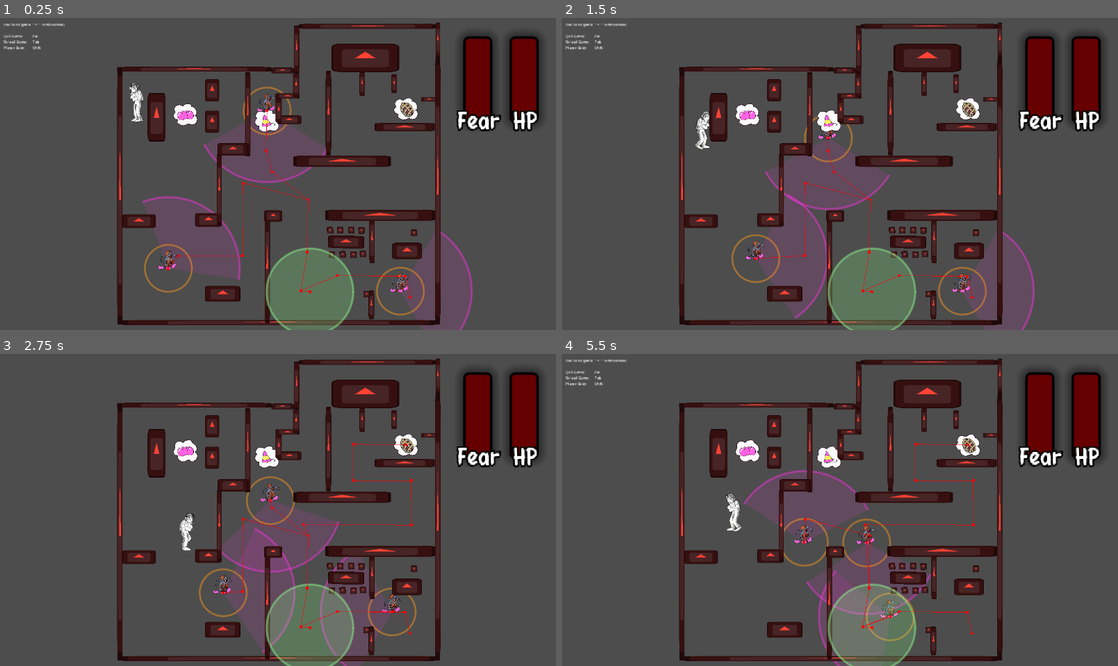
Above: before the commit, frames 1-4 (two rows, left to right).
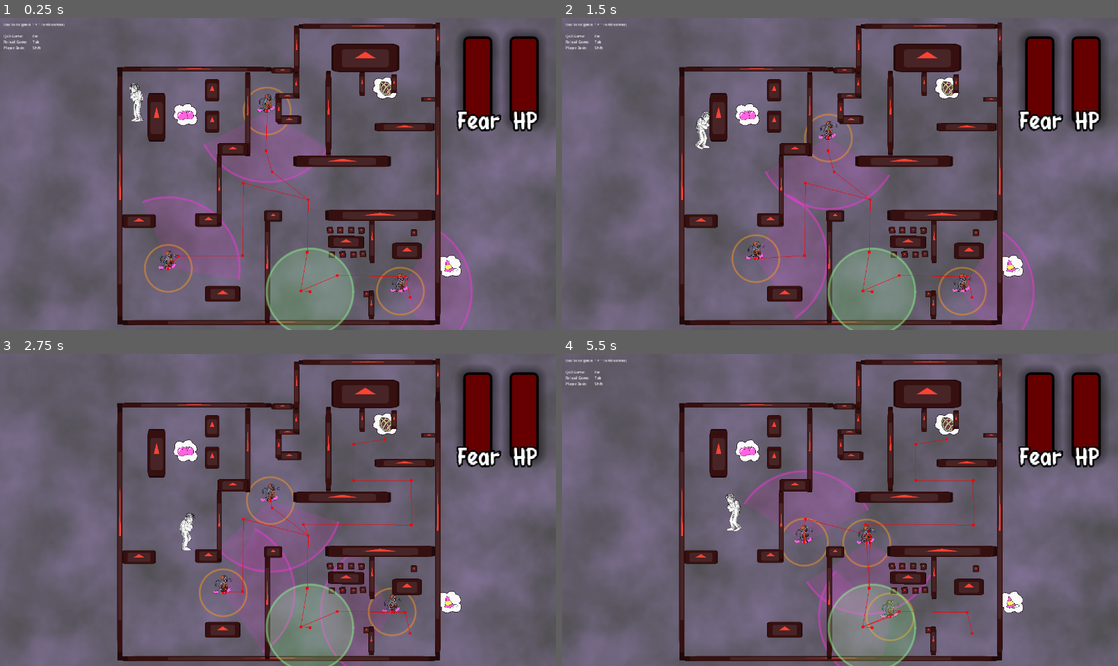
Above: after the commit, the same moments.

Repository: CarolineRoemer1998/NotABug
Game: Godot game, scene res://components/main/main.tscn
The game is run twice, just before and just after one commit, with the same random seed, the same clock (stepped at 60 frames per second) and the same inputs. The engine's default icon, where the game draws it, is replaced by a stand-in: a white triangle on a blue panel in a dark square.
Inputs:
- Up to frame 1 (0.25 s): no input
- Up to frame 2 (1.5 s): hold D (move_right) 0.53-1.28 s; tap Space (accept) at 0.6 s; hold S (move_down) from 1.28 s (still down); tap Shift (dash) at 1.35 s
- Up to frame 3 (2.75 s): release S (move_down) at 2.03 s; hold D (move_right) from 2.03 s (still down); tap ] (show_or_hide_dev_tools) at 2.1 s
- Up to frame 4 (5.5 s): release D (move_right) at 2.78 s; hold W (move_up) 2.78-3.53 s; tap one key every 0.75 s from 2.85 s: Space (accept) Shift (dash) ] (show_or_hide_dev_tools) Space (accept); hold A (move_left) 3.53-5.03 s; hold S (move_down) from 5.03 s (still down)

The runs differ from the first frame. In frame 1, 70% of the frame differs, in the area x 0-100%, y 0-100%; in frame 2, 69%; in frame 3, 69%; in frame 4, 68%.

Commit message:
Added Fog, fog intensity shrinks if fear also shrinks

Diff:
--- /dev/null
+++ b/Fog.gd
@@ -0,0 +1,10 @@
+extends ParallaxBackground
+
+@onready var color_rect: ColorRect = $ParallaxLayer/ColorRect
+
+func _ready() -> void:
+	Signals.item_collected.connect(reduce_fog)
+
+func reduce_fog(_item: Item):
+	var modulate_val = (GameManager.current_fear / GameManager.init_fear)
+	color_rect.modulate = Color(1,1,1,modulate_val)
--- /dev/null
+++ b/components/environment/Fog.tscn
@@ -0,0 +1,38 @@
+[gd_scene format=3 uid="uid://cv5jetcx63f42"]
+
+[ext_resource type="Script" uid="uid://d4htt3w5vaelc" path="res://Fog.gd" id="1_p7soq"]
+[ext_resource type="Shader" uid="uid://rhdjwmppqk8n" path="res://shaders/shader_fog.gdshader" id="2_4jgq6"]
+
+[sub_resource type="Gradient" id="Gradient_5bb0u"]
+colors = PackedColorArray(0.52, 0.52, 0.52, 1, 1, 1, 1, 1)
+
+[sub_resource type="FastNoiseLite" id="FastNoiseLite_0xdql"]
+noise_type = 0
+
+[sub_resource type="NoiseTexture2D" id="NoiseTexture2D_fpqeh"]
+width = 1920
+height = 1080
+noise = SubResource("FastNoiseLite_0xdql")
+color_ramp = SubResource("Gradient_5bb0u")
+seamless = true
+seamless_blend_skirt = 0.75
+
+[sub_resource type="ShaderMaterial" id="ShaderMaterial_o8bkg"]
+shader = ExtResource("2_4jgq6")
+shader_parameter/noise_texture = SubResource("NoiseTexture2D_fpqeh")
+shader_parameter/density = 0.41200001957
+shader_parameter/speed = Vector2(0.002, 0.001)
+
+[node name="Fog" type="ParallaxBackground" unique_id=1714010407]
+script = ExtResource("1_p7soq")
+
+[node name="ParallaxLayer" type="ParallaxLayer" parent="." unique_id=96569122]
+motion_mirroring = Vector2(1920, 1080)
+
+[node name="ColorRect" type="ColorRect" parent="ParallaxLayer" unique_id=749235916]
+top_level = true
+z_index = 5
+material = SubResource("ShaderMaterial_o8bkg")
+offset_right = 1920.0
+offset_bottom = 1080.0
+color = Color(0.7775459, 0.6352187, 0.968834, 1)
--- a/components/main/main.tscn
+++ b/components/main/main.tscn
@@ -1,20 +1,21 @@
 [gd_scene format=3 uid="uid://vrcjw3jy2tvt"]
 
-[ext_resource type="Script" uid="uid://1hxp663br1o0" path="res://components/main/main.gd" id="1_4k17i"]
+[ext_resource type="Script" path="res://components/main/main.gd" id="1_4k17i"]
 [ext_resource type="PackedScene" uid="uid://bhyxdb3jxn2cx" path="res://components/player/player.tscn" id="1_63q0e"]
 [ext_resource type="Script" uid="uid://dtxdvlwyjt21l" path="res://components/items/ItemData.gd" id="2_wfiak"]
-[ext_resource type="Resource" uid="uid://cs8tqveeast2x" path="res://components/items/Variants/BalloonHat.tres" id="3_w8ifq"]
-[ext_resource type="Resource" uid="uid://bywfccd17m23r" path="res://components/items/Variants/Banana.tres" id="4_4t43m"]
-[ext_resource type="Resource" uid="uid://conptwbmdslrp" path="res://components/items/Variants/Bubbles.tres" id="5_lnf1j"]
+[ext_resource type="Resource" uid="uid://cs8tqveeast2x" path="res://components/items/Variants/Hat.tres" id="3_fxrab"]
+[ext_resource type="Resource" uid="uid://bywfccd17m23r" path="res://components/items/Variants/Shoes.tres" id="4_jj6qt"]
+[ext_resource type="Resource" uid="uid://conptwbmdslrp" path="res://components/items/Variants/Pie.tres" id="5_hwayo"]
 [ext_resource type="Texture2D" uid="uid://br5l2hfd5aq1i" path="res://art/Raumlayout.jpg" id="6_gjvd5"]
 [ext_resource type="PackedScene" path="res://enemy.tscn" id="6_lnf1j"]
 [ext_resource type="PackedScene" uid="uid://6yaonuhlk2ta" path="res://components/ui/FearMeter.tscn" id="7_gjvd5"]
 [ext_resource type="PackedScene" uid="uid://bkwagqfwbb65t" path="res://scenes/bglayout.tscn" id="7_ymw2v"]
 [ext_resource type="SpriteFrames" uid="uid://drrfuhvwcu2xj" path="res://art/Monster_nahangriff.tres" id="8_jj6qt"]
-[ext_resource type="PackedScene" uid="uid://b33sjjgwdkdag" path="res://components/ui/HealthMeter.tscn" id="8_ymw2v"]
+[ext_resource type="PackedScene" path="res://components/ui/HealthMeter.tscn" id="8_ymw2v"]
 [ext_resource type="SpriteFrames" uid="uid://dwpkke80i1t6a" path="res://art/Monster_fernangriff.tres" id="9_hwayo"]
 [ext_resource type="PackedScene" uid="uid://cbakbui3jksif" path="res://components/ui/TutorialScreen.tscn" id="9_ymw2v"]
 [ext_resource type="SpriteFrames" uid="uid://dh0f21rlw6l2a" path="res://art/Monster_walkcycles.tres" id="10_lh2ai"]
+[ext_resource type="PackedScene" uid="uid://cv5jetcx63f42" path="res://components/environment/Fog.tscn" id="13_jj6qt"]
 
 [sub_resource type="NavigationPolygon" id="NavigationPolygon_54wvq"]
 vertices = PackedVector2Array(546.3672, 395.7578, 547.60156, 458, 481, 458, 481, 408, 378.46875, 393.7578, 430, 408, 41 …(714 unchanged characters)…
@@ -26,9 +27,9 @@
 script = ExtResource("1_4k17i")
 spawn_points = [NodePath("Game/ItemSpawnPositions/Spawn1"), NodePath("Game/ItemSpawnPositions/Spawn2"), NodePath("Game/ItemSpawnPositions/Spawn3"), NodePath("Game/ItemSpawnPositions/Spawn4"), NodePath("Game/ItemSpawnPositions/Spawn5")]
 item_variants = Dictionary[ExtResource("2_wfiak"), bool]({
-ExtResource("3_w8ifq"): false,
-ExtResource("4_4t43m"): false,
-ExtResource("5_lnf1j"): false
+ExtResource("3_fxrab"): false,
+ExtResource("4_jj6qt"): false,
+ExtResource("5_hwayo"): false
 })
 
 [node name="Raumlayout" type="Sprite2D" parent="." unique_id=835788367]
@@ -172,10 +173,10 @@
 position = Vector2(158, 139)
 
 [node name="Spawn2" type="Node2D" parent="Game/ItemSpawnPositions" unique_id=914005108]
-position = Vector2(514, 130)
+position = Vector2(480, 96)
 
 [node name="Spawn3" type="Node2D" parent="Game/ItemSpawnPositions" unique_id=1650519088]
-position = Vector2(289.43793, 149.29109)
+position = Vector2(584, 384)
 
 [node name="Spawn4" type="Node2D" parent="Game/ItemSpawnPositions" unique_id=780350623]
 position = Vector2(359, 426)
@@ -254,3 +255,5 @@
 [node name="TutorialScreen" parent="UI" unique_id=369353349 instance=ExtResource("9_ymw2v")]
 offset_left = -16.0
 offset_right = -16.0
+
+[node name="Fog" parent="UI" unique_id=1714010407 instance=ExtResource("13_jj6qt")]
--- /dev/null
+++ b/shaders/shader_fog.gdshader
@@ -0,0 +1,23 @@
+shader_type canvas_item;
+//render_mode unshaded; // optional
+
+// Noise texture
+uniform sampler2D noise_texture: repeat_enable, filter_nearest;
+// Fog density
+uniform float density: hint_range(0.0, 1.0) = 0.25;
+// Fog speed
+uniform vec2 speed = vec2(0.02, 0.01);
+
+
+// Called for every pixel the material is visible on
+void fragment() {
+	// Make the fog slowly move
+	vec2 uv = UV + speed * TIME;
+	// Sample the noise texture
+	float noise = texture(noise_texture, uv).r;
+	// Convert the noise from the (0.0, 1.0) range to the (-1.0, 1.0) range
+	// and clamp it between 0.0 and 1.0 again
+	float fog = clamp(noise * 2.0 - 1.0, 0.0, 1.0);
+	// Apply the fog effect
+	COLOR.a *= fog * density;
+}
Not shown, added: Fog.gd.uid
Not shown, added: shaders/shader_fog.gdshader.uid
